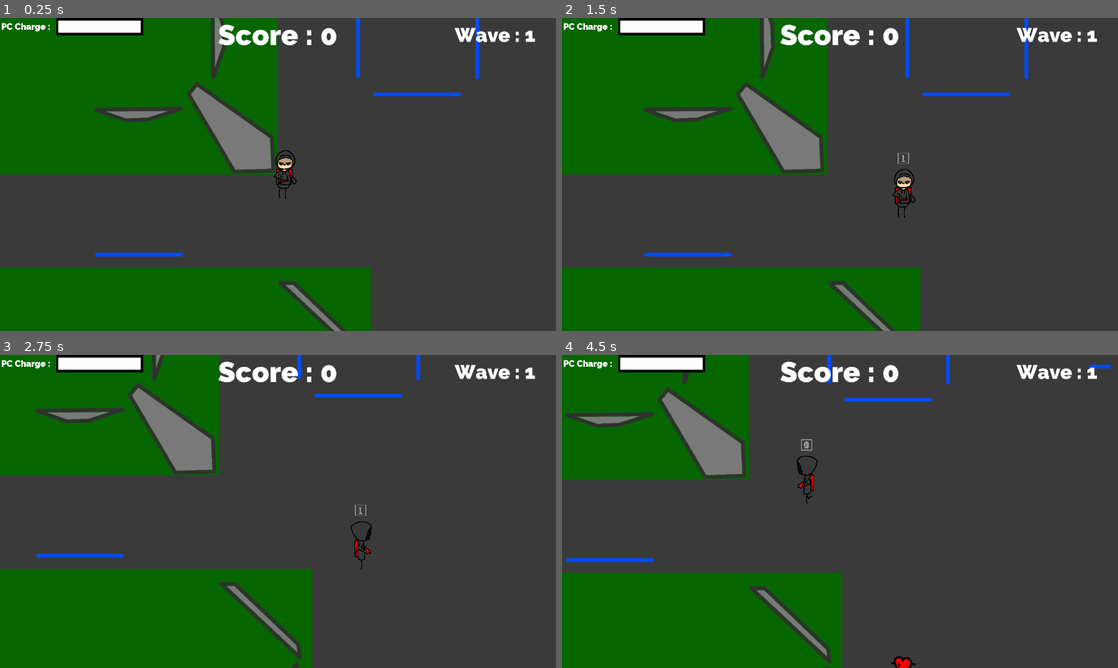
Above: before the commit, frames 1-4 (two rows, left to right).
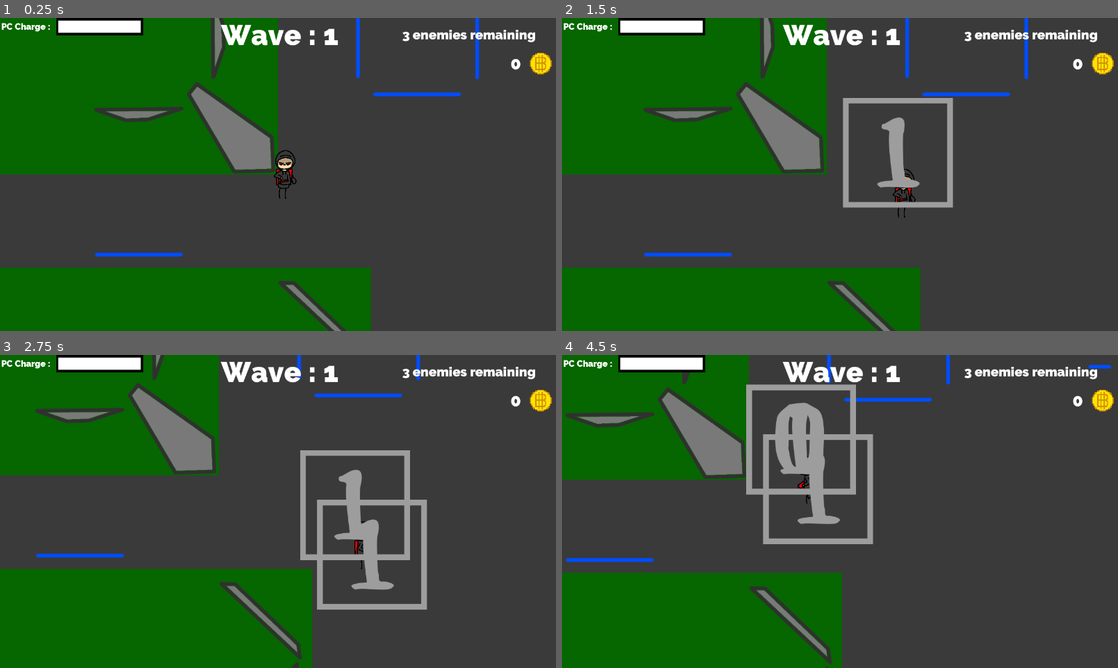
Above: after the commit, the same moments.

Repository: CeylenGames/5thAlakajam
Game: Godot game, scene res://World.tscn
Two runs of this game, one before a commit and one after it. Both use one fixed random seed, a clock stepped at 60 frames per second and the inputs below.
Inputs:
- Up to frame 1 (0.25 s): no input
- Up to frame 2 (1.5 s): tap Enter (ui_accept) at 0.5, 0.77, 0.8, 1.07, 1.35 s; hold Right (ui_right) 0.53-1.28 s; tap Space (ui_select) at 0.6 s; hold Down (ui_down) from 1.28 s (still down)
- Up to frame 3 (2.75 s): tap Enter (ui_accept) at 1.52, 1.82, 2.3 s; tap Space (ui_select) at 1.55 s; release Down (ui_down) at 2.03 s; hold Right (ui_right) from 2.03 s (still down); tap Keypad 0 (combo_0) at 2.1 s
- Up to frame 4 (4.5 s): release Right (ui_right) at 2.78 s; hold Up (ui_up) 2.78-3.53 s; tap Keypad 1 (combo_1) at 2.85 s; tap Enter (ui_accept) at 3.02, 3.32, 3.77, 3.8, 4.07 s; tap Space (ui_select) at 3.05, 4.35 s; hold Left (ui_left) from 3.53 s (still down); tap Tab (select_enemy) at 3.6 s

The runs differ from the first frame. In frame 1, 1.4% of the frame differs, in the area x 39-100%, y 2-18%; in frame 2, 3.5%; in frame 3, 5.4%; in frame 4, 6.3%, in the area x 33-100%, y 2-100%.

Commit message:
combo + spawner

Diff:
--- a/Prefabs/Coin.tscn
+++ b/Prefabs/Coin.tscn
@@ -19,25 +19,26 @@
 custom_solver_bias = 0.0
 radius = 10.0
 
-[node name="Coin" type="AnimatedSprite" index="0" groups=[
-"Coin",
-]]
+[node name="Coin" type="AnimatedSprite"]
 
 scale = Vector2( 2, 2 )
 frames = SubResource( 1 )
 animation = "default"
+playing = true
 _sections_unfolded = [ "Transform" ]
 
-[node name="Area2D" type="Area2D" parent="." index="0"]
+[node name="StaticBody2D" type="StaticBody2D" parent="." index="0" groups=[
+"Coin",
+]]
 
-input_pickable = true
-gravity_vec = Vector2( 0, 1 )
-gravity = 98.0
-linear_damp = 0.1
-angular_damp = 1.0
-audio_bus_override = false
-audio_bus_name = "Master"
+input_pickable = false
+collision_layer = 1
+collision_mask = 1
+constant_linear_velocity = Vector2( 0, 0 )
+constant_angular_velocity = 0.0
+friction = 1.0
+bounce = 0.0
 
-[node name="CollisionShape2D" type="CollisionShape2D" parent="Area2D" index="0"]
+[node name="CollisionShape2D" type="CollisionShape2D" parent="StaticBody2D" index="0"]
 
 shape = SubResource( 2 )
--- a/Prefabs/Combo.tscn
+++ b/Prefabs/Combo.tscn
@@ -1,13 +1,13 @@
 [gd_scene load_steps=8 format=2]
 
-[ext_resource path="res://Scripts/Combo.gd" type="Script" id=1]
-[ext_resource path="res://images/0.png" type="Texture" id=2]
+[ext_resource path="res://images/0.png" type="Texture" id=1]
+[ext_resource path="res://Scripts/Combo.gd" type="Script" id=2]
 [ext_resource path="res://images/1.png" type="Texture" id=3]
 
 [sub_resource type="Animation" id=1]
 
 resource_name = "Accept"
-length = 0.2
+length = 0.3
 loop = false
 step = 0.1
 tracks/0/type = "value"
@@ -17,17 +17,36 @@
 tracks/0/imported = false
 tracks/0/enabled = true
 tracks/0/keys = {
-"times": PoolRealArray( 0, 0.2 ),
+"times": PoolRealArray( 0, 0.3 ),
 "transitions": PoolRealArray( 1, 1 ),
 "update": 0,
-"values": [ Color( 0.03125, 1, 0, 1 ), Color( 0.03125, 1, 0, 0 ) ]
+"values": [ Color( 0, 1, 0.254902, 1 ), Color( 0, 1, 0.254902, 0 ) ]
 }
 
-[sub_resource type="Animation" id=5]
+[sub_resource type="Animation" id=4]
 
 resource_name = "End"
-length = 0.4
+length = 0.5
 loop = false
+step = 0.5
+tracks/0/type = "value"
+tracks/0/path = NodePath(".:modulate")
+tracks/0/interp = 1
+tracks/0/loop_wrap = true
+tracks/0/imported = false
+tracks/0/enabled = true
+tracks/0/keys = {
+"times": PoolRealArray( 0, 0.5 ),
+"transitions": PoolRealArray( 1, 1 ),
+"update": 0,
+"values": [ Color( 1, 1, 1, 1 ), Color( 1, 1, 1, 0 ) ]
+}
+
+[sub_resource type="Animation" id=3]
+
+resource_name = "Idle"
+length = 0.1
+loop = true
 step = 0.1
 tracks/0/type = "value"
 tracks/0/path = NodePath(".:modulate")
@@ -36,32 +55,13 @@
 tracks/0/imported = false
 tracks/0/enabled = true
 tracks/0/keys = {
-"times": PoolRealArray( 0, 0.4 ),
-"transitions": PoolRealArray( 1, 1 ),
-"update": 0,
-"values": [ Color( 1, 1, 1, 1 ), Color( 1, 1, 1, 0 ) ]
-}
-
-[sub_resource type="Animation" id=4]
-
-resource_name = "Idle"
-length = 0.24
-loop = true
-step = 0.3
-tracks/0/type = "value"
-tracks/0/path = NodePath(".:modulate")
-tracks/0/interp = 1
-tracks/0/loop_wrap = true
-tracks/0/imported = false
-tracks/0/enabled = true
-tracks/0/keys = {
-"times": PoolRealArray( 0, 0.24 ),
+"times": PoolRealArray( 0, 0.1 ),
 "transitions": PoolRealArray( 1, 1 ),
 "update": 0,
 "values": [ Color( 1, 1, 1, 1 ), Color( 1, 1, 1, 1 ) ]
 }
 
-[sub_resource type="Animation" id=3]
+[sub_resource type="Animation" id=2]
 
 resource_name = "Reject"
 length = 0.24
@@ -74,13 +74,13 @@
 tracks/0/imported = false
 tracks/0/enabled = true
 tracks/0/keys = {
-"times": PoolRealArray( 0, 0.24 ),
+"times": PoolRealArray( 0, 0.3 ),
 "transitions": PoolRealArray( 1, 1 ),
 "update": 0,
 "values": [ Color( 1, 0, 0, 1 ), Color( 1, 0, 0, 1 ) ]
 }
 tracks/1/type = "value"
-tracks/1/path = NodePath(".:rect_position")
+tracks/1/path = NodePath(".:position")
 tracks/1/interp = 1
 tracks/1/loop_wrap = true
 tracks/1/imported = false
@@ -89,14 +89,17 @@
 "times": PoolRealArray( 0, 0.03, 0.06, 0.09, 0.12, 0.15, 0.18, 0.21, 0.24 ),
 "transitions": PoolRealArray( 1, 1, 1, 1, 1, 1, 1, 1, 1 ),
 "update": 0,
-"values": [ Vector2( 0, 0 ), Vector2( -5, 0 ), Vector2( 0, 0 ), Vector2( 5, 0 ), Vector2( 0, 0 ), Vector2( -5, 0 ), Vector2( 0, 0 ), Vector2( 5, 0 ), Vector2( 0, 0 ) ]
+"values": [ Vector2( 35, 30 ), Vector2( 15, 30 ), Vector2( 35, 30 ), Vector2( 55, 30 ), Vector2( 35, 30 ), Vector2( 15, 30 ), Vector2( 35, 30 ), Vector2( 55, 30 ), Vector2( 35, 30 ) ]
 }
 
-[node name="Combo" type="Node2D"]
+[node name="Combo" type="Sprite" index="0"]
 
-script = ExtResource( 1 )
-_sections_unfolded = [ "Transform" ]
-Button0 = ExtResource( 2 )
+position = Vector2( 35, 30 )
+texture = ExtResource( 1 )
+region_rect = Rect2( 62, 47, 287, 317 )
+script = ExtResource( 2 )
+_sections_unfolded = [ "Material", "Transform", "Visibility" ]
+Button0 = ExtResource( 1 )
 Button1 = ExtResource( 3 )
 
 [node name="Exit_Timer" type="Timer" parent="." index="0"]
@@ -106,37 +109,17 @@
 one_shot = true
 autostart = false
 
-[node name="TextureRect" type="TextureRect" parent="." index="1"]
+[node name="AnimationPlayer" type="AnimationPlayer" parent="." index="1"]
 
-anchor_left = 0.0
-anchor_top = 0.0
-anchor_right = 0.0
-anchor_bottom = 0.0
-margin_right = 354.0
-margin_bottom = 354.0
-rect_scale = Vector2( 0.1, 0.1 )
-rect_pivot_offset = Vector2( 0, 0 )
-rect_clip_content = false
-mouse_filter = 1
-mouse_default_cursor_shape = 0
-size_flags_horizontal = 1
-size_flags_vertical = 1
-texture = ExtResource( 2 )
-stretch_mode = 0
-_sections_unfolded = [ "Hint", "Rect", "Visibility" ]
-
-[node name="AnimationPlayer" type="AnimationPlayer" parent="." index="2"]
-
-root_node = NodePath("../TextureRect")
+root_node = NodePath("..")
 autoplay = ""
 playback_process_mode = 1
 playback_default_blend_time = 0.0
 playback_speed = 1.0
 anims/Accept = SubResource( 1 )
-anims/End = SubResource( 5 )
-anims/Idle = SubResource( 4 )
-anims/Reject = SubResource( 3 )
+anims/End = SubResource( 4 )
+anims/Idle = SubResource( 3 )
+anims/Reject = SubResource( 2 )
 blend_times = [  ]
-_sections_unfolded = [ "Playback Options" ]
 
 [connection signal="timeout" from="Exit_Timer" to="." method="combo_exit"]
--- a/Prefabs/Player.tscn
+++ b/Prefabs/Player.tscn
@@ -35,7 +35,7 @@
 radius = 10.0
 height = 60.0
 
-[node name="Player" type="KinematicBody2D" index="0"]
+[node name="Player" type="KinematicBody2D"]
 
 input_pickable = false
 collision_layer = 1
@@ -47,6 +47,8 @@
 Combo_Indic_Pos = null
 Bullet = null
 select_texture = null
+Coins = null
+ChargeBar = null
 
 [node name="AnimatedSprite" type="AnimatedSprite" parent="." index="0"]
 
--- a/Prefabs/Spawner.tscn
+++ b/Prefabs/Spawner.tscn
@@ -2,7 +2,7 @@
 
 [ext_resource path="res://Scripts/Spawner.gd" type="Script" id=1]
 
-[node name="Spawner" type="Node2D"]
+[node name="Spawner" type="Node2D" index="0"]
 
 script = ExtResource( 1 )
 nav = null
@@ -10,11 +10,12 @@
 Player = null
 EnemyContainer = null
 sprites = null
+time_left = null
 
 [node name="Timer" type="Timer" parent="." index="0"]
 
 process_mode = 1
-wait_time = 1.0
+wait_time = 3.0
 one_shot = false
 autostart = false
 
--- a/Scripts/Combo.gd
+++ b/Scripts/Combo.gd
@@ -1,7 +1,8 @@
-extends Node
+extends Sprite
 
 export (Texture) var Button0
 export (Texture) var Button1
+export (Texture) var ButtonEnter
 
 var combo = PoolIntArray()
 var index = 0
@@ -50,6 +51,14 @@
 			yield($AnimationPlayer, "animation_finished")
 			$AnimationPlayer.play("Idle")
 			animating = false
+	elif Input.is_action_just_pressed("ui_accept"):
+		$Exit_Timer.stop()
+		if combo[index] == 2:
+			$AnimationPlayer.play("Accept")
+			animating = true
+			yield($AnimationPlayer, "animation_finished")
+			change_index()
+			animating = false
 	else:
 		if not afk:
 			afk = true
@@ -62,9 +71,11 @@
 
 func update_ui():
 	if combo[index] == 0:
-		$TextureRect.texture = Button0
+		texture = Button0
+	elif combo[index] == 1:
+		texture = Button1
 	else:
-		$TextureRect.texture = Button1
+		texture = ButtonEnter
 
 func change_index():
 	index += 1
@@ -80,3 +91,4 @@
 	while i < size:
 		combo.append(int(rand_range(0, 2)))
 		i += 1
+	combo.append(2)
--- a/Scripts/Enemy.gd
+++ b/Scripts/Enemy.gd
@@ -46,5 +46,6 @@
 func leave_coin():
 	var coin = Coin.instance()
 	coin.position = position
-	get_node("../../../World").add_child(coin)
+	get_parent().get_parent().add_child(coin)
+	get_parent().get_parent().enemy_died()
 	queue_free()
--- a/Scripts/Main.gd
+++ b/Scripts/Main.gd
@@ -3,19 +3,21 @@
 var WaveNumber = 1
 var Score = 0
 
-export (NodePath) var ScoreLabel
+export (NodePath) var Enemies
 export (NodePath) var WaveLabel
 
 export (Array) var spawners
 
 export (NodePath) var EnemyContainer
 
+var enemiesNb = 3 * WaveNumber
+
 func _ready():
 	update_ui()
 	reset()
 
 func update_ui():
-	get_node(ScoreLabel).set_text("Score : " + str(Score))
+	get_node(Enemies).set_text(str(enemiesNb) + " enemies remaining")
 	get_node(WaveLabel).set_text("Wave : " + str(WaveNumber))
 
 func reset():
@@ -24,5 +26,10 @@
 
 func _on_wave_ended():
 	WaveNumber += 1
+	enemiesNb = 3 * WaveNumber
 	update_ui()
 	reset()
+
+func enemy_died():
+	enemiesNb -= 1
+	update_ui()
--- a/Scripts/Player.gd
+++ b/Scripts/Player.gd
@@ -13,7 +13,11 @@
 var bodies = Array()
 var selected
 
+export (NodePath) var Coins
 var coins = 0
+
+export (NodePath) var ChargeBar
+var charge = 100
 
 func _ready():
 	randomize()
@@ -52,21 +56,21 @@
 	add_child(combo)
 	combo.position = Combo_Indic_Pos
 	combo.connect("combo_ended", self, "end_combo")
-	combo.begin(10)
+	combo.begin(3)
 
 func end_combo():
-	if selected:
+	if selected and charge >= 10:
 		var bullet = Bullet.instance()
 		bullet.position = get_node("../Player").position
 		bullet.velocity = (selected.position - position).normalized()
 		get_node("../../World").add_child(bullet)
 
+		charge -= 10
+		updateUi()
+
 func _detected(body):
 	if body.is_in_group("Enemy"):
 		bodies.append(body)
-	elif body.is_in_group("Coin"):
-		coins += 1
-		body.queue_free()
 
 func _undetected(body):
 	if body.is_in_group("Enemy"):
@@ -83,3 +87,13 @@
 		node.add_child(sprite)
 		sprite.texture = select_texture
 		selected = node
+
+func coin_pick(body):
+	if body.is_in_group("Coin"):
+		coins += 1
+		body.get_parent().queue_free()
+		updateUi()
+
+func updateUi():
+	get_node(ChargeBar).value = charge
+	get_node(Coins).text = str(coins)
--- a/Scripts/Spawner.gd
+++ b/Scripts/Spawner.gd
@@ -7,11 +7,12 @@
 
 export (Array) var sprites
 
+export (float) var time_left
+
 var counter = 0
 var max_counter = 1
 
 func spawn_enemy():
-	print("spawn")
 	var enemy = Enemy.instance()
 	enemy.position = position
 	get_node(EnemyContainer).add_child(enemy)
@@ -21,8 +22,11 @@
 	counter += 1
 	if counter == max_counter:
 		$Timer.stop()
+	if counter == 1:
+		$Timer.wait_time = 3
 
 func reset(waveNumber):
 	counter = 0
 	max_counter = waveNumber
+	$Timer.wait_time = time_left
 	$Timer.start()
--- a/World.tscn
+++ b/World.tscn
@@ -17,19 +17,25 @@
 [ext_resource path="res://font/Raleway-Black.ttf" type="DynamicFontData" id=15]
 [ext_resource path="res://images/ui/fond_bar.png" type="Texture" id=16]
 [ext_resource path="res://images/ui/bar.png" type="Texture" id=17]
-
-[sub_resource type="NavigationPolygon" id=5]
+[ext_resource path="res://images/bitcoin/bitcoin1.png" type="Texture" id=18]
+
+[sub_resource type="NavigationPolygon" id=1]
 
 vertices = PoolVector2Array( 3000, -1800, 3000, 1800, -3010, 1800, -3010, -1820 )
 polygons = [ PoolIntArray( 0, 1, 2, 3 ) ]
 outlines = [ PoolVector2Array( -3010, -1820, -3010, 1800, 3000, 1800, 3000, -1800 ) ]
 
-[sub_resource type="CircleShape2D" id=1]
+[sub_resource type="CircleShape2D" id=2]
 
 custom_solver_bias = 0.0
 radius = 800.0
 
-[sub_resource type="DynamicFont" id=2]
+[sub_resource type="RectangleShape2D" id=3]
+
+custom_solver_bias = 0.0
+extents = Vector2( 50, 100 )
+
+[sub_resource type="DynamicFont" id=4]
 
 size = 20
 use_mipmaps = false
@@ -37,7 +43,15 @@
 font_data = ExtResource( 15 )
 _sections_unfolded = [ "Extra Spacing", "Font", "Settings" ]
 
-[sub_resource type="DynamicFont" id=3]
+[sub_resource type="DynamicFont" id=5]
+
+size = 30
+use_mipmaps = false
+use_filter = false
+font_data = ExtResource( 15 )
+_sections_unfolded = [ "Extra Spacing", "Font", "Settings" ]
+
+[sub_resource type="DynamicFont" id=6]
 
 size = 65
 use_mipmaps = false
@@ -45,18 +59,18 @@
 font_data = ExtResource( 15 )
 _sections_unfolded = [ "Extra Spacing", "Font", "Settings" ]
 
-[sub_resource type="DynamicFont" id=4]
-
-size = 45
+[sub_resource type="DynamicFont" id=7]
+
+size = 40
 use_mipmaps = false
 use_filter = false
 font_data = ExtResource( 15 )
-_sections_unfolded = [ "Extra Spacing", "Font", "Settings" ]
-
-[node name="World" type="Node"]
+_sections_unfolded = [ "Font", "Settings" ]
+
+[node name="World" type="Node" index="0"]
 
 script = ExtResource( 1 )
-ScoreLabel = NodePath("GUI/Score")
+Enemies = NodePath("GUI/Enemies")
 WaveLabel = NodePath("GUI/Wave")
 spawners = [ NodePath("Spawner"), NodePath("Spawner2"), NodePath("Spawner3") ]
 EnemyContainer = NodePath("Enemies")
@@ -112,10 +126,13 @@
 
 [node name="Player" parent="." index="3" instance=ExtResource( 4 )]
 
+editor/display_folded = true
 Combo_Indic = ExtResource( 5 )
 Combo_Indic_Pos = Vector2( -20, -130 )
 Bullet = ExtResource( 6 )
 select_texture = ExtResource( 7 )
+Coins = NodePath("../GUI/Coins")
+ChargeBar = NodePath("../GUI/Charge/TextureProgress")
 
 [node name="Camera2D" type="Camera2D" parent="Player" index="2"]
 
@@ -151,10 +168,25 @@
 angular_damp = 1.0
 audio_bus_override = false
 audio_bus_name = "Master"
+_sections_unfolded = [ "Collision" ]
 
 [node name="CollisionShape2D" type="CollisionShape2D" parent="Player/Detector" index="0"]
 
-shape = SubResource( 1 )
+shape = SubResource( 2 )
+
+[node name="CoinPicker" type="Area2D" parent="Player" index="4"]
+
+input_pickable = true
+gravity_vec = Vector2( 0, 1 )
+gravity = 98.0
+linear_damp = 0.1
+angular_damp = 1.0
+audio_bus_override = false
+audio_bus_name = "Master"
+
+[node name="CollisionShape2D" type="CollisionShape2D" parent="Player/CoinPicker" index="0"]
+
+shape = SubResource( 3 )
 
 [node name="Enemies" type="Node2D" parent="." index="4"]
 
@@ -168,6 +200,7 @@
 Player = NodePath("../Player")
 EnemyContainer = NodePath("../Enemies")
 sprites = [ ExtResource( 11 ), ExtResource( 12 ), ExtResource( 13 ), ExtResource( 14 ) ]
+time_left = 1.0
 
 [node name="Spawner2" parent="." index="6" instance=ExtResource( 9 )]
 
@@ -177,6 +210,7 @@
 Player = NodePath("../Player")
 EnemyContainer = NodePath("../Enemies")
 sprites = [ ExtResource( 11 ), ExtResource( 12 ), ExtResource( 13 ), ExtResource( 14 ) ]
+time_left = 2.0
 
 [node name="Spawner3" parent="." index="7" instance=ExtResource( 9 )]
 
@@ -186,10 +220,10 @@
 Player = NodePath("../Player")
 EnemyContainer = NodePath("../Enemies")
 sprites = [ ExtResource( 11 ), ExtResource( 12 ), ExtResource( 13 ), ExtResource( 14 ) ]
+time_left = 3.0
 
 [node name="GUI" type="CanvasLayer" parent="." index="8"]
 
-editor/display_folded = true
 layer = 1
 offset = Vector2( 0, 0 )
 rotation = 0.0
@@ -251,14 +285,14 @@
 nine_patch_stretch = false
 _sections_unfolded = [ "Rect", "Textures" ]
 
-[node name="Score" type="Label" parent="GUI" index="1"]
+[node name="Enemies" type="Label" parent="GUI" index="1"]
 
 anchor_left = 0.5
 anchor_top = 0.0
 anchor_right = 0.5
 anchor_bottom = 0.0
-margin_left = -175.0
-margin_right = 175.0
+margin_left = 240.0
+margin_right = 640.0
 margin_bottom = 78.0
 rect_pivot_offset = Vector2( 0, 0 )
 rect_clip_content = false
@@ -266,8 +300,8 @@
 mouse_default_cursor_shape = 0
 size_flags_horizontal = 1
 size_flags_vertical = 4
-custom_fonts/font = SubResource( 3 )
-text = "Score :"
+custom_fonts/font = SubResource( 5 )
+text = "Remaining 0 enemies"
 align = 1
 valign = 1
 percent_visible = 1.0
@@ -277,11 +311,12 @@
 
 [node name="Wave" type="Label" parent="GUI" index="2"]
 
-anchor_left = 1.0
-anchor_top = 0.0
-anchor_right = 1.0
-anchor_bottom = 0.0
-margin_left = -280.0
+anchor_left = 0.5
+anchor_top = 0.0
+anchor_right = 0.5
+anchor_bottom = 0.0
+margin_left = -160.0
+margin_right = 170.0
 margin_bottom = 78.0
 rect_pivot_offset = Vector2( 0, 0 )
 rect_clip_content = false
@@ -289,16 +324,64 @@
 mouse_default_cursor_shape = 0
 size_flags_horizontal = 1
 size_flags_vertical = 4
-custom_fonts/font = SubResource( 4 )
+custom_fonts/font = SubResource( 6 )
 text = "Wave :"
 align = 1
 valign = 1
 percent_visible = 1.0
 lines_skipped = 0
 max_lines_visible = -1
+_sections_unfolded = [ "custom_fonts" ]
+
+[node name="Coins" type="Label" parent="GUI" index="3"]
+
+anchor_left = 0.0
+anchor_top = 0.0
+anchor_right = 0.0
+anchor_bottom = 0.0
+margin_left = 1140.0
+margin_top = 80.0
+margin_right = 1200.0
+margin_bottom = 128.0
+rect_pivot_offset = Vector2( 0, 0 )
+rect_clip_content = false
+mouse_filter = 2
+mouse_default_cursor_shape = 0
+size_flags_horizontal = 1
+size_flags_vertical = 4
+custom_fonts/font = SubResource( 7 )
+text = "0"
+align = 2
+valign = 1
+percent_visible = 1.0
+lines_skipped = 0
+max_lines_visible = -1
+_sections_unfolded = [ "custom_fonts" ]
+
+[node name="TextureRect" type="TextureRect" parent="GUI/Coins" index="0"]
+
+anchor_left = 0.0
+anchor_top = 0.0
+anchor_right = 0.0
+anchor_bottom = 0.0
+margin_left = 80.0
+margin_right = 100.0
+margin_bottom = 20.0
+rect_scale = Vector2( 2.5, 2.5 )
+rect_pivot_offset = Vector2( 0, 0 )
+rect_clip_content = false
+mouse_filter = 1
+mouse_default_cursor_shape = 0
+size_flags_horizontal = 1
+size_flags_vertical = 1
+texture = ExtResource( 18 )
+stretch_mode = 0
+_sections_unfolded = [ "Rect" ]
 
 [connection signal="body_entered" from="Player/Detector" to="Player" method="_detected"]
 
 [connection signal="body_exited" from="Player/Detector" to="Player" method="_undetected"]
 
+[connection signal="body_entered" from="Player/CoinPicker" to="Player" method="coin_pick"]
+
 [connection signal="wave_ended" from="Enemies" to="." method="_on_wave_ended"]
Not shown: 3 places in World.tscn that only renumber resources
